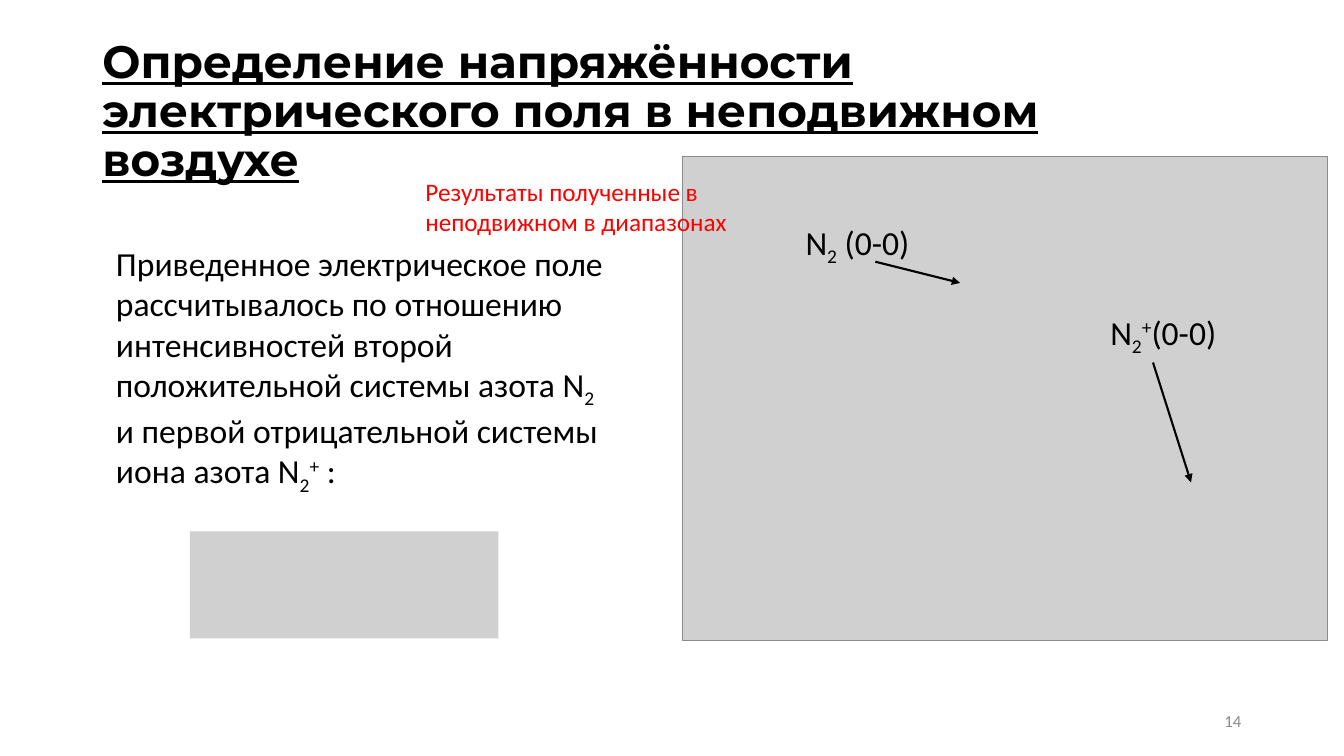
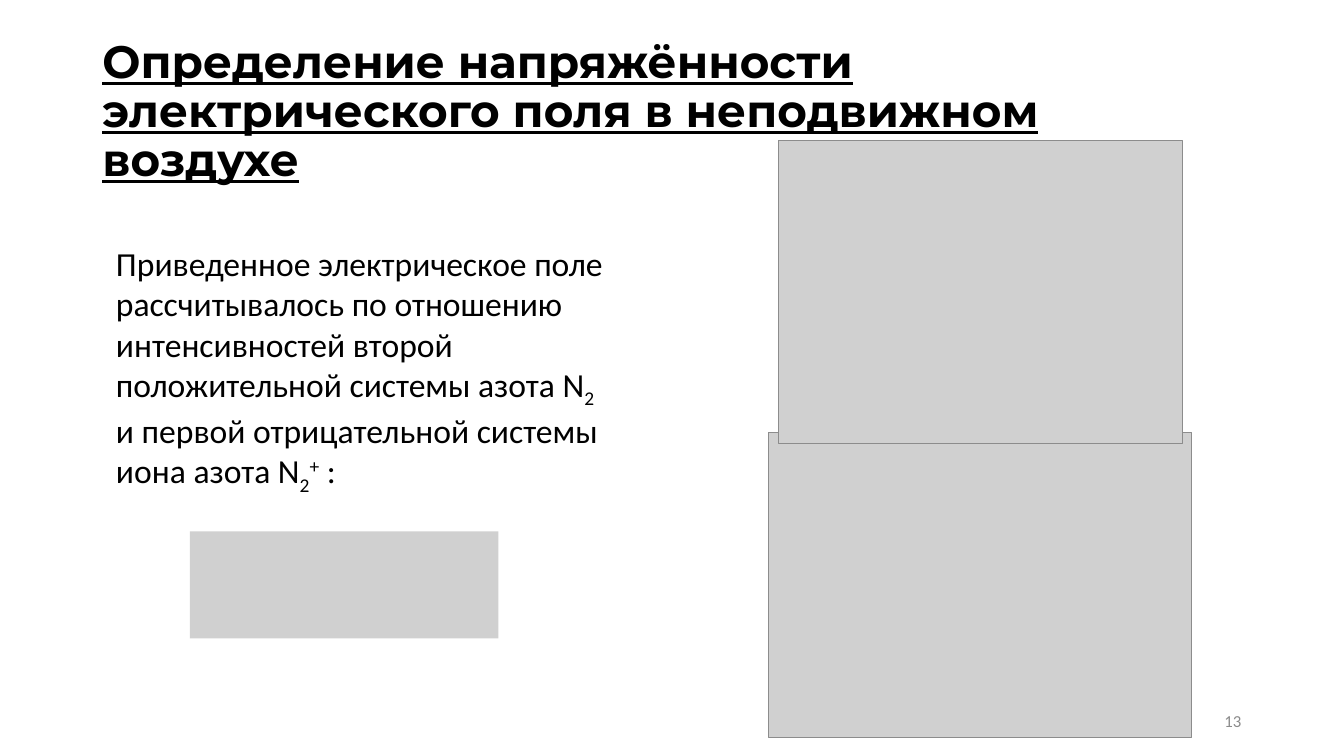
Before and after one commit to ulanich/msu, a slide deck: slide 13 of МАГ.ДИСС/предзащита.pptx (slide 14 before the commit). Drawn at 1344x756 pixels with LibreOffice and Linux fonts; fonts in the diff are those of the drawing; grey boxes stand for pictures. Boxes give left, top, right and bottom in pixels: in the first picture for what was removed or moved away, otherwise in the second. Text is boxed around its words. In the diff, an @@ line names an element or a change of style, - is before the commit and + after.

```diff
--- a/МАГ.ДИСС/предзащита.pptx
+++ b/МАГ.ДИСС/предзащита.pptx
@@ picture added at (778,141,1183,444) @@
@@ picture removed at (683,157,1328,641) @@
@@ text removed at (425,184,726,238) @@
-Результаты полученные в неподвижном в диапазонах
@@ text removed at (845,230,910,263) @@
-N2 (0-0)
@@ arrow removed from (875, 262) to (961, 283) @@
@@ text removed at (1152,320,1217,350) @@
-N2+(0-0)
@@ arrow removed from (1153, 363) to (1192, 483) @@
@@ picture added at (769,433,1193,738) @@
@@ page number at (1224,716,1241,727): text changed @@
-14
+13
```
Also in this commit, not shown: 12 other slides changed, 2 slides added, 2 slides removed.
